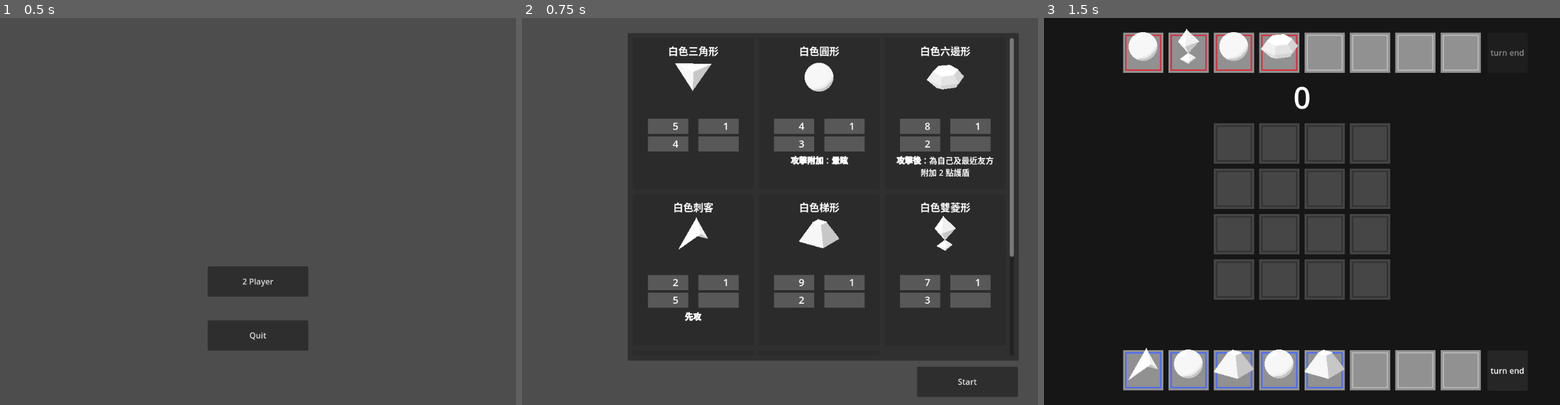
Above: before the commit, frames 1-3 (left to right).
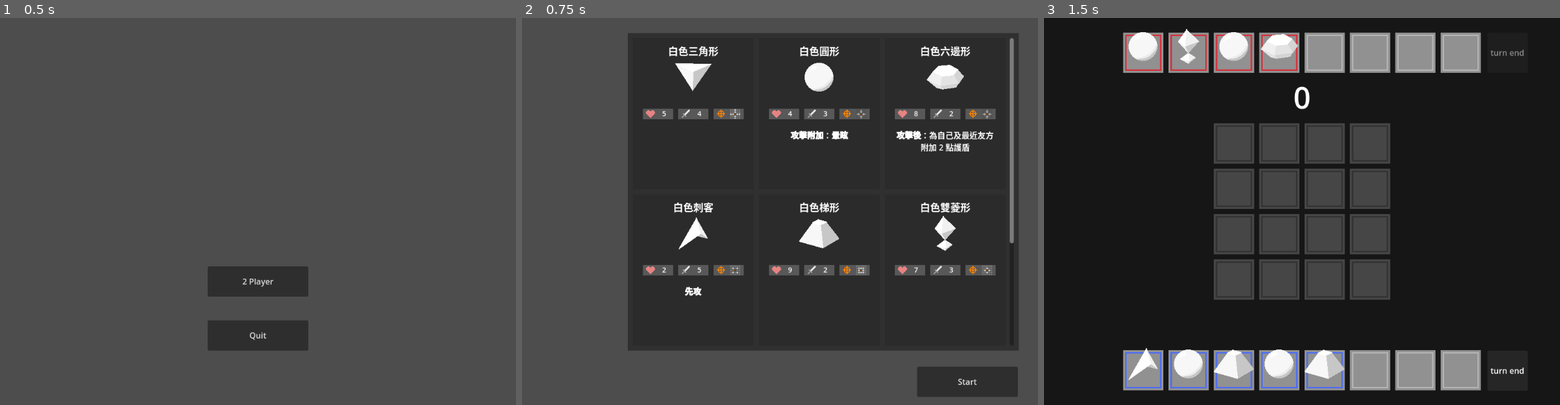
Above: after the commit, the same moments.

Repository: AaronCheng1996/AfternoonBrainstorming_godot
Game: Godot game, scene res://scenes/main.tscn
The game is run twice, just before and just after one commit, with the same random seed, the same clock (stepped at 60 frames per second) and the same inputs.
Inputs:
- Up to frame 1 (0.5 s): no input
- Up to frame 2 (0.75 s): click "2 Player" at 0.5 s
- Up to frame 3 (1.5 s): click "Start" at 1.25 s

Frame 1 is identical in both runs. In frame 2, 13% of the frame differs, in the area x 20-97%, y 23-89%; in frame 3, nothing differs.

Commit message:
修改功能
修改：
1. 修改piece_detail版面配置
2. 為piece_state加上圖示

Diff:
--- a/scenes/UI/piece_detail.tscn
+++ b/scenes/UI/piece_detail.tscn
@@ -1,8 +1,11 @@
-[gd_scene load_steps=4 format=3 uid="uid://dmcb5d8o0ctte"]
+[gd_scene load_steps=7 format=3 uid="uid://dmcb5d8o0ctte"]
 
 [ext_resource type="Script" path="res://script/UI/piece_detail.gd" id="1_bogq2"]
 [ext_resource type="Texture2D" uid="uid://oeaknkmvxh4s" path="res://img/piece/standerd/white_cube.png" id="1_mtc4j"]
 [ext_resource type="PackedScene" uid="uid://dro1g6xf0nis0" path="res://scenes/UI/piece_state.tscn" id="3_aeso3"]
+[ext_resource type="Texture2D" uid="uid://bi8utgqs2qcd5" path="res://img/UI/heart.png" id="4_717k8"]
+[ext_resource type="Texture2D" uid="uid://dlt2ub7m3rl5x" path="res://img/UI/sword.png" id="5_fx6sp"]
+[ext_resource type="Texture2D" uid="uid://bfggacbdcsml5" path="res://img/UI/target.png" id="6_rcjdd"]
 
 [node name="piece_detail" type="Control"]
 custom_minimum_size = Vector2(240, 300)
@@ -35,20 +38,31 @@
 [node name="lbl_piece_description" type="RichTextLabel" parent="."]
 layout_mode = 0
 offset_left = 20.0
-offset_top = 230.0
+offset_top = 180.0
 offset_right = 220.0
-offset_bottom = 290.0
+offset_bottom = 240.0
 bbcode_enabled = true
 text = "description"
 
-[node name="max_health_state" parent="." instance=ExtResource("3_aeso3")]
-position = Vector2(30, 160)
+[node name="States" type="GridContainer" parent="."]
+custom_minimum_size = Vector2(180, 20)
+layout_mode = 0
+offset_left = 20.0
+offset_top = 140.0
+offset_right = 220.0
+offset_bottom = 160.0
+theme_override_constants/h_separation = 10
+columns = 3
 
-[node name="score_state" parent="." instance=ExtResource("3_aeso3")]
-position = Vector2(130, 160)
+[node name="max_health_state" parent="States" instance=ExtResource("3_aeso3")]
+layout_mode = 2
+icon_texture = ExtResource("4_717k8")
 
-[node name="attack_state" parent="." instance=ExtResource("3_aeso3")]
-position = Vector2(30, 195)
+[node name="attack_state" parent="States" instance=ExtResource("3_aeso3")]
+layout_mode = 2
+icon_texture = ExtResource("5_fx6sp")
 
-[node name="pattern_state" parent="." instance=ExtResource("3_aeso3")]
-position = Vector2(130, 195)
+[node name="pattern_state" parent="States" instance=ExtResource("3_aeso3")]
+layout_mode = 2
+icon_mode = true
+icon_texture = ExtResource("6_rcjdd")
--- a/scenes/UI/piece_detail_control.tscn
+++ /dev/null
@@ -1,13 +0,0 @@
-[gd_scene load_steps=2 format=3 uid="uid://etsr5kw1bffc"]
-
-[ext_resource type="PackedScene" uid="uid://dmcb5d8o0ctte" path="res://scenes/UI/piece_detail.tscn" id="1_nkobh"]
-
-[node name="Control" type="Control"]
-custom_minimum_size = Vector2(240, 300)
-layout_mode = 3
-anchors_preset = 0
-offset_right = 240.0
-offset_bottom = 300.0
-
-[node name="piece_detail" parent="." instance=ExtResource("1_nkobh")]
-visible = true
--- /dev/null
+++ b/scenes/UI/piece_healthbar.tscn
@@ -0,0 +1,12 @@
+[gd_scene load_steps=2 format=3 uid="uid://douxbxaftad1l"]
+
+[ext_resource type="Script" path="res://script/UI/piece_healthbar.gd" id="1_c6geh"]
+
+[node name="PieceHealthbar" type="Control"]
+layout_mode = 3
+anchors_preset = 15
+anchor_right = 1.0
+anchor_bottom = 1.0
+grow_horizontal = 2
+grow_vertical = 2
+script = ExtResource("1_c6geh")
--- a/scenes/UI/piece_state.tscn
+++ b/scenes/UI/piece_state.tscn
@@ -2,28 +2,34 @@
 
 [ext_resource type="Script" path="res://script/UI/piece_state.gd" id="1_3qc31"]
 
-[node name="piece_state" type="Node2D"]
+[node name="piece_state" type="Control"]
+custom_minimum_size = Vector2(60, 21)
+layout_mode = 3
+anchors_preset = 0
 script = ExtResource("1_3qc31")
 
 [node name="background" type="ColorRect" parent="."]
-offset_right = 80.0
-offset_bottom = 30.0
+offset_right = 60.0
+offset_bottom = 21.0
+scale = Vector2(1.00549, 1)
 color = Color(0.344076, 0.344076, 0.344076, 1)
 
 [node name="icon" type="TextureRect" parent="."]
-custom_minimum_size = Vector2(30, 30)
-offset_right = 30.0
-offset_bottom = 30.0
+custom_minimum_size = Vector2(20, 20)
+offset_left = 5.0
+offset_right = 25.0
+offset_bottom = 20.0
 
 [node name="txt_value" type="RichTextLabel" parent="."]
-offset_left = 30.0
-offset_right = 80.0
-offset_bottom = 30.0
+offset_left = 25.0
+offset_right = 60.0
+offset_bottom = 20.0
 bbcode_enabled = true
 
 [node name="txt_icon" type="TextureRect" parent="txt_value"]
-custom_minimum_size = Vector2(30, 30)
+custom_minimum_size = Vector2(19, 19)
 layout_mode = 0
-offset_left = 10.0
-offset_right = 40.0
-offset_bottom = 30.0
+offset_left = 8.0
+offset_top = 1.0
+offset_right = 28.0
+offset_bottom = 21.0
--- a/scenes/deck_build.tscn
+++ b/scenes/deck_build.tscn
@@ -24,16 +24,16 @@
 offset_left = 210.0
 offset_top = 30.0
 offset_right = 986.0
-offset_bottom = 680.0
+offset_bottom = 660.0
 color = Color(0.187176, 0.187176, 0.187176, 1)
 
 [node name="ScrollContainer" type="ScrollContainer" parent="background"]
-custom_minimum_size = Vector2(756, 630)
+custom_minimum_size = Vector2(756, 610)
 layout_mode = 0
 offset_left = 10.0
 offset_top = 10.0
-offset_right = 750.0
-offset_bottom = 640.0
+offset_right = 766.0
+offset_bottom = 620.0
 
 [node name="details" type="GridContainer" parent="background/ScrollContainer"]
 layout_mode = 2
--- a/script/UI/piece_detail.gd
+++ b/script/UI/piece_detail.gd
@@ -5,43 +5,53 @@
 @onready var piece_icon = $piece_icon
 @onready var lbl_piece_description = $lbl_piece_description
 
-@onready var max_health_state = $max_health_state
-@onready var score_state = $score_state
-@onready var attack_state = $attack_state
-@onready var pattern_state = $pattern_state
+@onready var max_health_state = $States/max_health_state
+@onready var attack_state = $States/attack_state
+@onready var pattern_state = $States/pattern_state
+enum PatternNames {CROSS, CROSS_LARGE, X, X_LARGE, NEARBY, NEAREST, FAREST}
 
 #顯示棋子細節
 func show_piece_detail(piece: Piece) -> void:
-	if piece:
-		visible = true
-		#圖示
-		if piece.icon:
-			piece_icon.texture = piece.icon.texture
-		#名稱、敘述
-		lbl_piece_name.text = Global.set_font_size(Global.set_font_center(piece.show_name), str(20))
-		lbl_piece_description.text = Global.set_font_size(Global.set_font_center(piece.description), str(16))
-		#最大生命、得分、攻擊力、攻擊模式
-		if piece.health_component:
-			max_health_state.default_value = piece.health_component.DEAFULT_MAX_HEALTH
-			max_health_state.value = piece.health_component.max_health
-			max_health_state.refresh_value_text()
-		else:
-			max_health_state.visible = false
-		if piece.score_component:
-			score_state.default_value = piece.score_component.DEAFULT_SCORE
-			score_state.value = piece.score_component.score
-			score_state.refresh_value_text()
-		else:
-			score_state.visible = false
-		if piece.attack_component:
-			attack_state.default_value = piece.attack_component.DEFAULT_ATK
-			attack_state.value = piece.attack_component.atk
-			pattern_state.icon_mode = true
-			#補上pattern_state圖示
-			attack_state.refresh_value_text()
-			pattern_state.refresh_value_text()
-		else:
-			attack_state.visible = false
-			pattern_state.visible = false
+	if not piece: #棋子不存在
+		visible = false
+		return
+
+	visible = true
+	#圖示
+	if piece.icon:
+		piece_icon.texture = piece.icon.texture
+	#名稱、敘述
+	lbl_piece_name.text = Global.set_font_size(Global.set_font_center(piece.show_name), str(20))
+	lbl_piece_description.text = Global.set_font_size(Global.set_font_center(piece.description), str(16))
+	#最大生命
+	if piece.health_component:
+		max_health_state.default_value = piece.health_component.DEAFULT_MAX_HEALTH
+		max_health_state.value = piece.health_component.max_health
+		max_health_state.refresh_value_text()
 	else:
-		visible = false
+		max_health_state.visible = false
+	#攻擊力、攻擊模式
+	if piece.attack_component:
+		attack_state.default_value = piece.attack_component.DEFAULT_ATK
+		attack_state.value = piece.attack_component.atk
+		attack_state.refresh_value_text()
+		#補上pattern_state圖示
+		match piece.attack_component.ATK_PATTERN:
+			PatternNames.CROSS:
+				pattern_state.txt_icon_texture = load("res://img/UI/cross.png")
+			PatternNames.CROSS_LARGE:
+				pattern_state.txt_icon_texture = load("res://img/UI/large_cross.png")
+			PatternNames.X:
+				pattern_state.txt_icon_texture = load("res://img/UI/x.png")
+			PatternNames.X_LARGE:
+				pattern_state.txt_icon_texture = load("res://img/UI/large_x.png")
+			PatternNames.NEARBY:
+				pattern_state.txt_icon_texture = load("res://img/UI/nearby.png")
+			PatternNames.NEAREST:
+				pattern_state.txt_icon_texture = load("res://img/UI/near.png")
+			PatternNames.FAREST:
+				pattern_state.txt_icon_texture = load("res://img/UI/far.png")
+		pattern_state.refresh_value_text()
+	else:
+		attack_state.visible = false
+		pattern_state.visible = false
--- /dev/null
+++ b/script/UI/piece_healthbar.gd
@@ -0,0 +1 @@
+extends Control
--- a/script/UI/piece_state.gd
+++ b/script/UI/piece_state.gd
@@ -1,4 +1,4 @@
-extends Node2D
+extends Control
 class_name PieceState
 
 @onready var icon = $icon
@@ -6,7 +6,7 @@
 @onready var txt_icon = $txt_value/txt_icon
 @export var icon_mode : bool = false
 @export var icon_texture : CompressedTexture2D
-@export var txt_icon_texture : CompressedTexture2D
+var txt_icon_texture : CompressedTexture2D
 var value : int = 0
 var default_value : int = 0
 
@@ -19,7 +19,9 @@
 		if txt_value:
 			var text = str(value)
 			text = Global.set_font_color(text, Global.get_font_color(value, default_value))
-			txt_value.text = Global.set_font_center(Global.set_font_size(text, "20"))
+			txt_value.text = Global.set_font_center(Global.set_font_size(text, "14"))
 	else:
+		print(txt_icon_texture)
 		if txt_icon_texture:
+			txt_value.text = ""
 			txt_icon.texture = txt_icon_texture
--- a/script/pieces/white/white_sp.gd
+++ b/script/pieces/white/white_sp.gd
@@ -3,6 +3,7 @@
 
 func _init() -> void:
 	show_name = "白色鑽石"
+	description = "計分時額外獲得 1 分"
 
 """
 #回合結束時
Binary file added: img/UI/cross.png
Not shown, added: img/UI/cross.png.import
Binary file added: img/UI/far.png
Not shown, added: img/UI/far.png.import
Binary file added: img/UI/heart.png
Not shown, added: img/UI/heart.png.import
Binary file added: img/UI/large_cross.png
Not shown, added: img/UI/large_cross.png.import
Binary file added: img/UI/large_x.png
Not shown, added: img/UI/large_x.png.import
Binary file added: img/UI/near.png
Not shown, added: img/UI/near.png.import
(and 8 more such lines)
